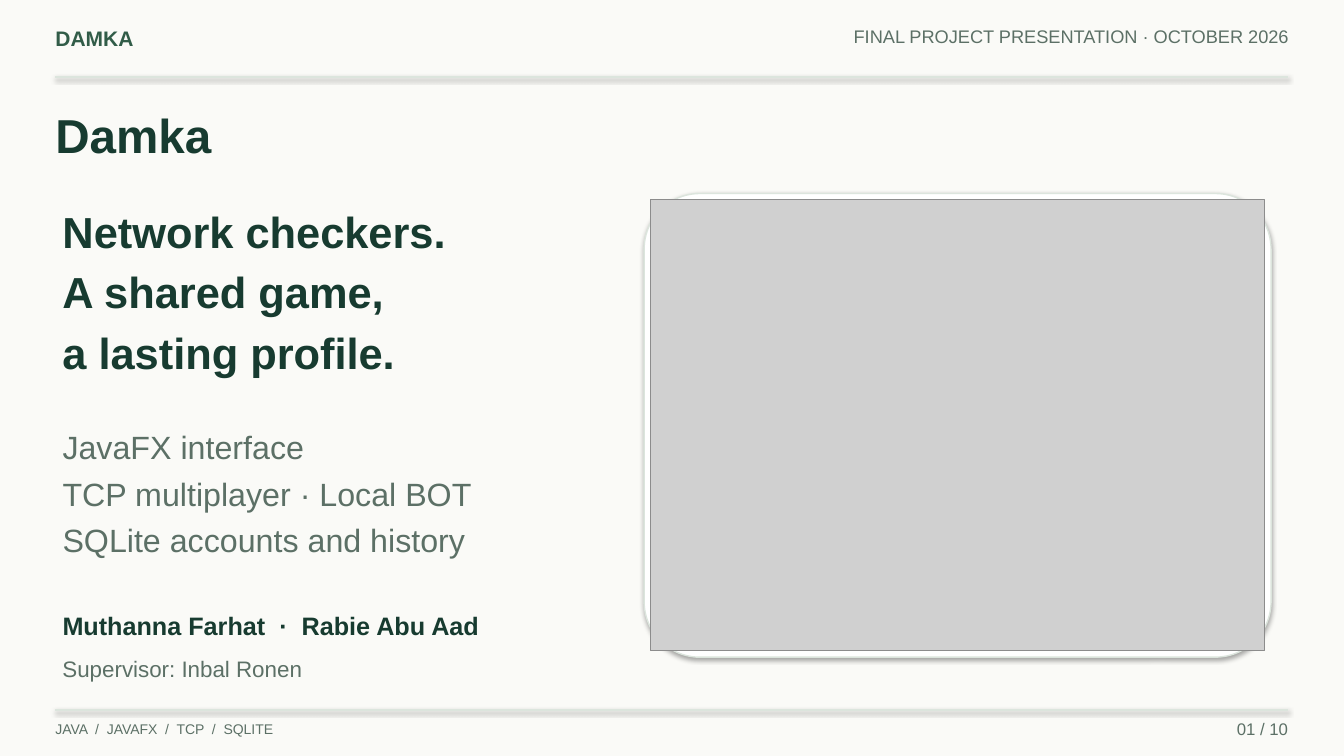
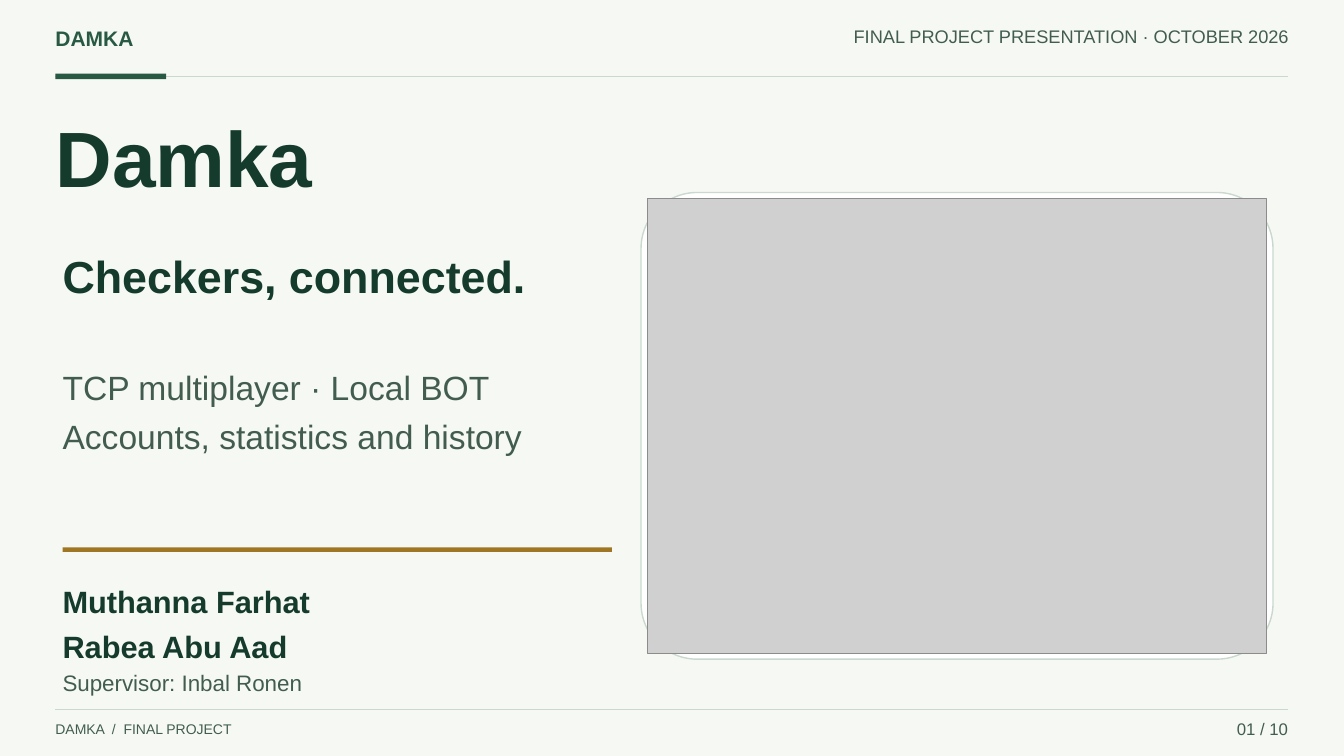
Before and after one commit to MuthannaFrhat/damka-game, a slide deck: slide 1 of docs/presentation/Damka_Presentation.pptx. Drawn at 1344x756 pixels with LibreOffice and Linux fonts; fonts in the diff are those of the drawing; grey boxes stand for pictures. Boxes give left, top, right and bottom in pixels: in the first picture for what was removed or moved away, otherwise in the second. Text is boxed around its words. In the diff, an @@ line names an element or a change of style, - is before the commit and + after.

Commit message:
Polish presentation design and update closing slides

```diff
--- a/docs/presentation/Damka_Presentation.pptx
+++ b/docs/presentation/Damka_Presentation.pptx
@@ background #FAFAF7 to #F6F8F4 @@
@@ line (55, 77) - (1289, 77): stroke #DCE5DD 1.4 pt to #CBD8CF 1 pt @@
@@ rectangle added at box(55, 74, 166, 80), fill #285942 @@
@@ text "Damka" at box(55, 130, 312, 188): size 34 to 56 pt, text colour #173B30 to #153B2D @@
@@ rounded rectangle at box(641, 193, 1273, 659): outline #DCE5DD 1 pt to #CBD8CF 1 pt; shadow off @@
@@ text removed at box(62, 216, 446, 377) @@
-Network checkers.
-A shared game,
-a lasting profile.
@@ text added at box(63, 260, 525, 300), 32 pt, text #153B2D, bold @@
+Checkers, connected.
@@ text at box(63, 375, 489, 407): size 23 to 24 pt, text colour #5C7066 to #425D50 in "TCP multiplayer · Local BOT" @@
@@ text "TCP multiplayer · Local BOT": place and size @@
-text "TCP multiplayer · Local BOT" at box(63, 435, 471, 559)
+text "TCP multiplayer · Local BOT" at box(63, 375, 522, 456)
@@ text at box(63, 435, 304, 460): paragraph removed @@
-JavaFX interface
@@ text at box(63, 424, 522, 456): text changed; size 23 to 24 pt; text colour #5C7066 to #425D50 @@
-SQLite accounts and history
+Accounts, statistics and history
@@ rectangle added at box(63, 547, 612, 552), fill #9F7624 @@
@@ text at box(63, 590, 310, 659): text changed; size 18 to 22 pt; text colour #173B30 to #153B2D @@
-Muthanna Farhat · Rabie Abu Aad
+Muthanna Farhat
+Rabea Abu Aad
@@ text colour #5C7066 to #425D50 in 3 elements at box(854, 30, 1288, 43), box(1237, 723, 1288, 735), box(63, 675, 302, 696) @@
@@ text "Supervisor: Inbal Ronen": place and size @@
-text "Supervisor: Inbal Ronen" at box(62, 661, 302, 682)
+text "Supervisor: Inbal Ronen" at box(63, 675, 302, 696)
@@ line (55, 710) - (1289, 710): stroke #DCE5DD 1.4 pt to #CBD8CF 0.8 pt @@
@@ text at box(55, 724, 231, 734): text changed; text colour #5C7066 to #425D50 @@
-JAVA / JAVAFX / TCP / SQLITE
+DAMKA / FINAL PROJECT
```
Also in this commit, not shown: 8 other slides changed, 1 slide added, 1 slide removed, 4 other files.
